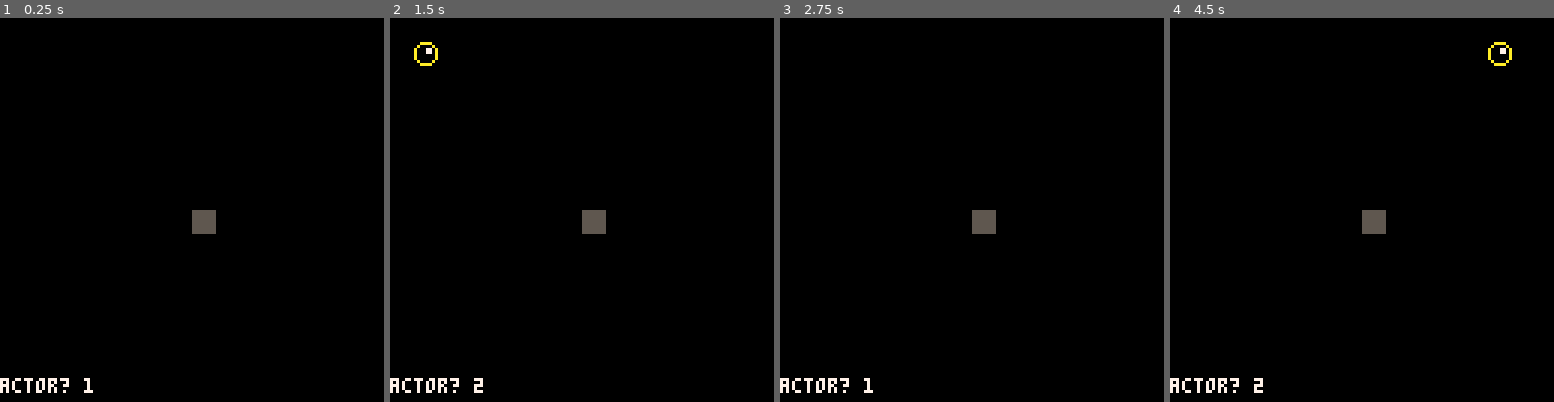
Above: before the commit, frames 1-4 (left to right).
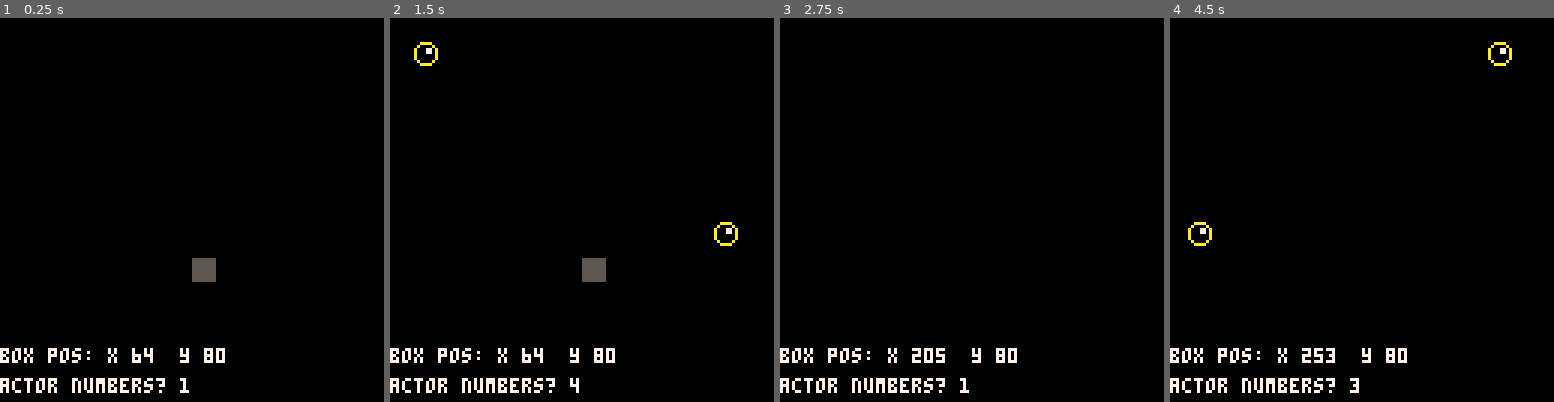
Above: after the commit, the same moments.

Repository: AresLiCa/Hello_Pico8
Game: PICO-8 cartridge hellosprite.p8
The game is run twice, just before and just after one commit, with the same random seed, the same clock (stepped at 60 frames per second) and the same inputs.
Inputs:
- Up to frame 1 (0.25 s): no input
- Up to frame 2 (1.5 s): no input
- Up to frame 3 (2.75 s): hold Right 1.6-2.1 s; hold Right from 2.47 s (still down)
- Up to frame 4 (4.5 s): release Right at 3.03 s; hold Left 3.08-3.58 s; hold Right from 4.02 s (still down)

The runs differ from the first frame. In frame 1, 2.1% of the frame differs, in the area x 0-59%, y 50-98%; in frame 2, 2.3%, in the area x 0-91%, y 50-98%; in frame 3, 1.8%; in frame 4, 2.0%.

Commit message:
improved the collision detection performance and actor object structure; fixed bugs

Diff:
--- a/hellosprite.p8
+++ b/hellosprite.p8
@@ -6,13 +6,14 @@
 
 actor = {} --all actors in world
 box = {}
-
+music(0)
 -- make an actor
 -- and add to global collection
 -- x,y means center of the actor
 -- in map tiles (not pixels)
-function make_actor(x, y)
+function make_actor(x, y, _name)
  a={}
+ a.name = _name
  a.x = x
  a.y = y
  a.dx = 0
@@ -29,9 +30,9 @@
  -- slightly less than 0.5 so
  -- that will fit through 1-wide
  -- holes.
- a.w = 0.4
- a.h = 0.4
-
+ a.w = 8
+ a.h = 8
+ a.moving_speed = 1
  add(actor,a)
 
  return a
@@ -40,7 +41,7 @@
 function _init()
  -- make player top left
  --pl = make_actor(2,2)
- box = make_actor(128/2, 128/2)
+ box = make_actor(128/2, 80,"box")
  box.spr = 19
  box.dy = 0
  box.isBox = true
@@ -68,19 +69,31 @@
 
 end
 
+function control_player()
+ the_player = get_player()
+ if (btn(1)) then
+   the_player.x += 3
+ end
+ if (btn(0)) then
+   the_player.x -= 3
+ end
+end
+
+
 function _update60()
- --control_player(pl)
+ control_player()
 
  t = time()
 
     if t % 0.5 == 0 and rnd(1) < 0.5 then
-        make_actor(rnd(118)+5,0)
-        make_actor(128/2,0)
+        make_actor(rnd(118)+5,0,"seed")
+       -- make_actor(128/2,0)
     end
 
 
 
  foreach(actor, move_actor)
+ --only detect the seeds for removing instead of the player
 
  foreach(actor, remove_actor)
 
@@ -89,25 +102,64 @@
 end
 
 function remove_actor(a)
-    if a.y > 128 then
-        del(actor, a)
-    end
-end
+
+
+    if a.name~="box" then
+
+        if a.y > 128 then
+            del(actor, a)
+        end
+
+        if is_collide(a,get_player()) and get_player()~=nil then
+          del(actor, a)
+
+        end
+    end
+…(5 lines of a section not shown)…
+end
+
+function get_player()
+ -- find the player based on the object name
+ for a in all(actor) do
+    if a.name == "box" then
+     return a
+    end
+ end
+
+end
+
 
 function is_collide(a, b)
-    dx = abs((a.x + 0.5*a.w) - (b.x + 0.5 * b.w))
-    dy = abs((a.y + 0.5*a.h) - (b.y + 0.5 * b.h))
-    return dx <= 0.5*(a.w + b.w) or dy < 0.5*(a.h + b.h)
+
+    local hit = false
+
+
+
+    if(a~=nil and b~=nil) then
+        local xs = a.w*0.5+b.w*0.5
+        local ys = a.h*0.5+b.h*0.5
+
+        local xd = abs((a.x + 0.5*a.w) - (b.x + 0.5 * b.w))
+        local yd = abs((a.y + 0.5*a.h) - (b.y + 0.5 * b.h))
+
+
+        if xd<xs and yd<ys then
+         hit = true
+        end
+    end
+    return hit
 end
 
 function draw_actor(a)
-    if a ~= box and is_collide(a, box) then
-        del(actor, a)
-    else
-        local sx = (a.x)
-        local sy = (a.y)
-        spr(a.spr + a.frame, sx, sy)
-    end
+
+
+    local sx = (a.x)
+    local sy = (a.y)
+    spr(a.spr + a.frame, sx, sy)
 end
 
 function _draw()
@@ -116,9 +168,13 @@
 -- map(0,0,0,0,16,16)
     foreach(actor,draw_actor)
 
--- print("x "..pl.x,0,120,7)
--- print("y "..pl.y,64,120,7)
- print("actor? "..#actor,0,120,7)
+ if(actor~=nil) then
+    print("actor numbers? "..#actor,0,120,7)
+ end
+ if(get_player~=nil) then
+    print("box pos: x "..get_player().x.."  y "..get_player().y,0,110,7)
+
+ end
 end
 
 __gfx__
Not shown, changed: the music (__music__) section of hellosprite.p8
Not shown, changed: the sound effects (__sfx__) section of hellosprite.p8
